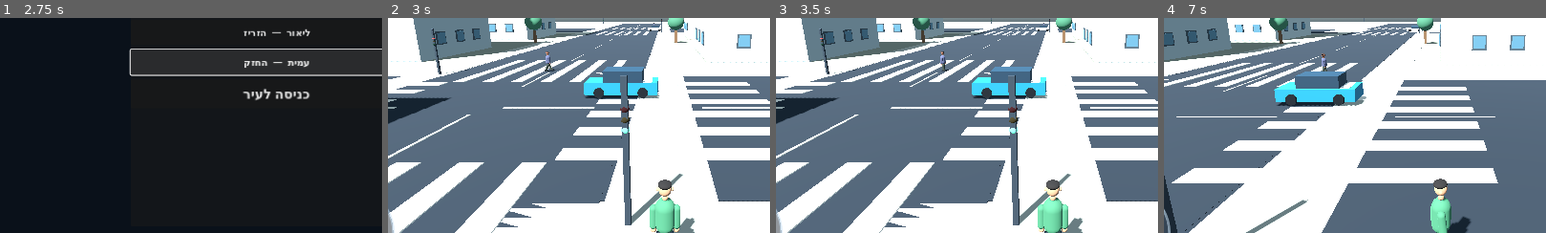
Above: before the commit, frames 1-4 (left to right).
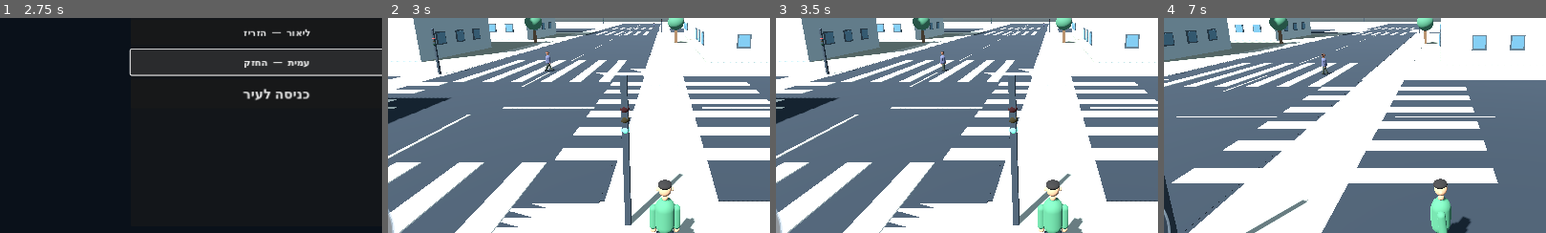
Above: after the commit, the same moments.

Repository: a332150176-dev/METRO-THE-CITY
Game: Godot game, scene res://scenes/main.tscn
The game is run twice, just before and just after one commit, with the same random seed, the same clock (stepped at 60 frames per second) and the same inputs.
Inputs (mouse positions are % of the whole screen's width and height, from its top left):
- Up to frame 1 (2.75 s): click "נועם — המאוזן" at 0.5 s; click "ליאור — הזריז" at 1.25 s; click "עמית — החזק" at 2 s
- Up to frame 2 (3 s): click "כניסה לעיר" at 2.75 s
- Up to frame 3 (3.5 s): no input
- Up to frame 4 (7 s): click "ריצה" at 3.5 s; click "פעולה" at 4.25 s; drag from (9, 85) to (60, 28) at 5.02 s; drag from (30, 55) to (45, 70) at 5.77 s; tap Enter at 6.5 s; move the mouse to (60, 28) at 6.52 s; hold D (move_right) from 6.53 s (still down)
The pictures show only the part of the screen within x 14-64%, y 36-86%; the shares and areas given below are measured in that part.

Frame 1 is identical in both runs. In frame 2, 2.0% of the frame differs, in the area x 51-72%, y 3-38%; in frame 3, 2.0%; in frame 4, 2.8%, in the area x 28-68%, y 3-42%.
Error after the commit: Parse Error: Cannot infer the type of "x" variable because the value doesn't have a set type. (res://scripts/traffic_car.gd:213)

Commit message:
Replace toy cars with detailed low-poly vehicle models

Diff:
--- a/scripts/traffic_car.gd
+++ b/scripts/traffic_car.gd
@@ -20,13 +20,14 @@
 var driver: PlayerController
 var driving_joystick: TouchJoystick
 var vehicle_camera: Camera3D
+var wheel_meshes: Array[MeshInstance3D] = []
 
 func setup(network: RoadNetwork, controller: TrafficController, start_id: int, goal_id: int, color: Color, lane: float = 3.1, manager: TrafficManager = null, type: String = "sedan") -> void:
 	route_network = network
 	lights = controller
 	traffic_manager = manager
 	route_goal_id = goal_id
-	paint_color = color
+	paint_color = Color("#f0c43e") if type == "taxi" else color
 	vehicle_type = type
 	_match_vehicle_dimensions()
 	route = network.build_route(start_id, goal_id, lane)
@@ -54,53 +55,217 @@
 			body_length = 4.2
 			body_width = 1.85
 
+func _paint(color: Color, roughness: float = 0.58, metallic: float = 0.12) -> StandardMaterial3D:
+	var material := StandardMaterial3D.new()
+	material.albedo_color = color
+	material.roughness = roughness
+	material.metallic = metallic
+	return material
+
+func _add_box(parent: Node3D, dimensions: Vector3, offset: Vector3, color: Color, roughness: float = 0.58, metallic: float = 0.12) -> MeshInstance3D:
+	var instance := MeshInstance3D.new()
+	var mesh := BoxMesh.new()
+	mesh.size = dimensions
+	instance.mesh = mesh
+	instance.position = offset
+	instance.material_override = _paint(color, roughness, metallic)
+	parent.add_child(instance)
+	return instance
+
+func _add_quad(parent: Node3D, a: Vector3, b: Vector3, c: Vector3, d: Vector3, material: Material) -> void:
+	var surface := SurfaceTool.new()
+	surface.begin(Mesh.PRIMITIVE_TRIANGLES)
+	surface.add_vertex(a)
+	surface.add_vertex(b)
+	surface.add_vertex(c)
+	surface.add_vertex(a)
+	surface.add_vertex(c)
+	surface.add_vertex(d)
+	surface.generate_normals()
+	var instance := MeshInstance3D.new()
+	instance.mesh = surface.commit()
+	instance.material_override = material
+	parent.add_child(instance)
+
+func _add_cabin_shell(parent: Node3D, width: float, profile: Array[Vector2], material: Material) -> void:
+	var surface := SurfaceTool.new()
+	surface.begin(Mesh.PRIMITIVE_TRIANGLES)
+	var half := width * 0.5
+	for i in range(profile.size()):
+		var next_index := (i + 1) % profile.size()
+		var a := profile[i]
+		var b := profile[next_index]
+		var left_a := Vector3(-half, a.y, a.x)
+		var right_a := Vector3(half, a.y, a.x)
+		var left_b := Vector3(-half, b.y, b.x)
+		var right_b := Vector3(half, b.y, b.x)
+		surface.add_vertex(left_a)
+		surface.add_vertex(right_a)
+		surface.add_vertex(right_b)
+		surface.add_vertex(left_a)
+		surface.add_vertex(right_b)
+		surface.add_vertex(left_b)
+	for i in range(1, profile.size() - 1):
+		var p0 := profile[0]
+		var p1 := profile[i]
+		var p2 := profile[i + 1]
+		surface.add_vertex(Vector3(-half, p0.y, p0.x))
+		surface.add_vertex(Vector3(-half, p1.y, p1.x))
+		surface.add_vertex(Vector3(-half, p2.y, p2.x))
+		surface.add_vertex(Vector3(half, p0.y, p0.x))
+		surface.add_vertex(Vector3(half, p2.y, p2.x))
+		surface.add_vertex(Vector3(half, p1.y, p1.x))
+	surface.generate_normals()
+	var instance := MeshInstance3D.new()
+	instance.mesh = surface.commit()
+	instance.material_override = material
+	parent.add_child(instance)
+
+func _add_wheel(parent: Node3D, side: float, axle: float) -> void:
+	var wheel := MeshInstance3D.new()
+	var tire := CylinderMesh.new()
+	tire.top_radius = 0.34
+	tire.bottom_radius = 0.34
+	tire.height = 0.22
+	tire.radial_segments = 16
+	wheel.mesh = tire
+	wheel.rotation_degrees.z = 90.0
+	wheel.position = Vector3(side * (body_width * 0.51), 0.36, axle)
+	wheel.material_override = _paint(Color("#171a1d"), 0.92, 0.0)
+	parent.add_child(wheel)
+	wheel_meshes.append(wheel)
+
+	var rim := MeshInstance3D.new()
+	var rim_mesh := CylinderMesh.new()
+	rim_mesh.top_radius = 0.205
+	rim_mesh.bottom_radius = 0.205
+	rim_mesh.height = 0.035
+	rim_mesh.radial_segments = 12
+	rim.mesh = rim_mesh
+	rim.rotation_degrees.z = 90.0
+	rim.position = wheel.position + Vector3(side * 0.12, 0.0, 0.0)
+	rim.material_override = _paint(Color("#9da6aa"), 0.34, 0.7)
+	parent.add_child(rim)
+
+	var hub := MeshInstance3D.new()
+	var hub_mesh := CylinderMesh.new()
+	hub_mesh.top_radius = 0.07
+	hub_mesh.bottom_radius = 0.07
+	hub_mesh.height = 0.045
+	hub_mesh.radial_segments = 12
+	hub.mesh = hub_mesh
+	hub.rotation_degrees.z = 90.0
+	hub.position = rim.position + Vector3(side * 0.025, 0.0, 0.0)
+	hub.material_override = _paint(Color("#333a3e"), 0.42, 0.5)
+	parent.add_child(hub)
+
 func _build_vehicle() -> void:
 	if get_node_or_null("VehicleVisual") != null:
 		return
+	wheel_meshes.clear()
 	var collider := CollisionShape3D.new()
 	var box_shape := BoxShape3D.new()
-	box_shape.size = Vector3(body_width, 1.5 if vehicle_type == "van" else 1.25, body_length)
+	box_shape.size = Vector3(body_width, 1.55 if vehicle_type == "van" else 1.38, body_length)
 	collider.shape = box_shape
-	collider.position.y = 0.68
+	collider.position.y = 0.72
 	add_child(collider)
 
 	var visual := Node3D.new()
 	visual.name = "VehicleVisual"
 	add_child(visual)
-	_add_box(visual, Vector3(body_width, 0.82, body_length), Vector3(0.0, 0.62, 0.0), paint_color)
-	var cabin_length := 2.65 if vehicle_type == "van" else (2.25 if vehicle_type == "suv" else 2.0)
-	var cabin_height := 0.92 if vehicle_type == "van" else (0.78 if vehicle_type == "suv" else 0.68)
-	var cabin_width := body_width * (0.84 if vehicle_type == "van" else 0.80)
-	_add_box(visual, Vector3(cabin_width, cabin_height, cabin_length), Vector3(0.0, 1.34 if vehicle_type == "van" else 1.22, -0.12), Color("#273946"))
-	_add_box(visual, Vector3(body_width * 0.82, 0.12, 0.62), Vector3(0.0, 0.98, -body_length * 0.36), Color("#d7d9d4"))
+
+	var body_material := _paint(paint_color, 0.42, 0.22)
+	var glass_material := _paint(Color("#152b38"), 0.2, 0.28)
+	glass_material.cull_mode = BaseMaterial3D.CULL_DISABLED
+	var chrome_material := _paint(Color("#aeb9bd"), 0.28, 0.72)
+	var dark_material := _paint(Color("#252b30"), 0.72, 0.08)
+
+	# Sculpted lower body, hood and rear deck.
+	_add_box(visual, Vector3(body_width, 0.67, body_length * 0.94), Vector3(0.0, 0.59, 0.0), paint_color, 0.42, 0.22)
+	_add_box(visual, Vector3(body_width * 0.92, 0.11, body_length * 0.30), Vector3(0.0, 0.91, -body_length * 0.32), paint_color.lightened(0.035), 0.4, 0.2)
+	_add_box(visual, Vector3(body_width * 0.90, 0.10, body_length * 0.22), Vector3(0.0, 0.89, body_length * 0.34), paint_color.darkened(0.025), 0.46, 0.18)
+
+	var roof_y := 1.76
+	var front_z := -0.88
+	var rear_z := 0.78
+	if vehicle_type == "suv":
+		roof_y = 1.88
+		front_z = -1.02
+		rear_z = 0.90
+	elif vehicle_type == "van":
+		roof_y = 2.05
+		front_z = -1.28
+		rear_z = 1.32
+	var cabin_width := body_width * (0.82 if vehicle_type == "van" else 0.79)
+	var profile: Array[Vector2] = [
+		Vector2(-body_length * 0.36, 1.02),
+		Vector2(front_z, roof_y),
+		Vector2(rear_z, roof_y),
+		Vector2(body_length * 0.36, 1.03)
+	]
+	_add_cabin_shell(visual, cabin_width, profile, body_material)
+
+	# Dark, inset side windows with visible pillars.
+	var side_x := cabin_width * 0.5 + 0.012
+	var window_top := roof_y - 0.16
+	var window_bottom := 1.17
+	for side in [-1.0, 1.0]:
+		var x := side * side_x
+		var front_window: Array[Vector3] = [
+			Vector3(x, window_top, front_z + 0.10),
+			Vector3(x, window_top, -0.12),
+			Vector3(x, window_bottom, -0.30),
+			Vector3(x, window_bottom, front_z - 0.18)
+		]
+		_add_quad(visual, front_window[0], front_window[1], front_window[2], front_window[3], glass_material)
+		var rear_window: Array[Vector3] = [
+			Vector3(x, window_top, 0.12),
+			Vector3(x, window_top, rear_z - 0.10),
+			Vector3(x, window_bottom, body_length * 0.30),
+			Vector3(x, window_bottom, 0.30)
+		]
+		_add_quad(visual, rear_window[0], rear_window[1], rear_window[2], rear_window[3], glass_material)
+		_add_box(visual, Vector3(0.035, 0.055, 0.12), Vector3(side * (body_width * 0.5), 0.83, -0.08), chrome_material, 0.3, 0.65)
+
+	# Windshield and rear glass follow the sloped roof line.
+	_add_quad(visual,
+		Vector3(-cabin_width * 0.37, roof_y - 0.13, front_z + 0.04),
+		Vector3(cabin_width * 0.37, roof_y - 0.13, front_z + 0.04),
+		Vector3(body_width * 0.36, 1.10, -body_length * 0.36 - 0.012),
+		Vector3(-body_width * 0.36, 1.10, -body_length * 0.36 - 0.012),
+		glass_material)
+	_add_quad(visual,
+		Vector3(cabin_width * 0.36, roof_y - 0.13, rear_z - 0.04),
+		Vector3(-cabin_width * 0.36, roof_y - 0.13, rear_z - 0.04),
+		Vector3(-body_width * 0.35, 1.11, body_length * 0.36 + 0.012),
+		Vector3(body_width * 0.35, 1.11, body_length * 0.36 + 0.012),
+		glass_material)
+
+	# Bumpers, grille, registration plates and lighting.
+	_add_box(visual, Vector3(body_width * 0.92, 0.16, 0.12), Vector3(0.0, 0.42, -body_length * 0.49), dark_material)
+	_add_box(visual, Vector3(body_width * 0.92, 0.16, 0.12), Vector3(0.0, 0.42, body_length * 0.49), dark_material)
+	_add_box(visual, Vector3(0.62, 0.19, 0.035), Vector3(0.0, 0.62, -body_length * 0.505), dark_material)
+	_add_box(visual, Vector3(0.42, 0.10, 0.025), Vector3(0.0, 0.51, -body_length * 0.52), chrome_material)
+	for side in [-1.0, 1.0]:
+		var headlight := _add_box(visual, Vector3(0.34, 0.14, 0.045), Vector3(side * body_width * 0.34, 0.76, -body_length * 0.49), Color("#f5e8bd"), 0.24, 0.08)
+		var lamp_material := headlight.material_override as StandardMaterial3D
+		lamp_material.emission_enabled = true
+		lamp_material.emission = Color("#ffe7ad") * 0.22
+		_add_box(visual, Vector3(0.30, 0.13, 0.045), Vector3(side * body_width * 0.34, 0.76, body_length * 0.49), Color("#a52e2e"), 0.3, 0.0)
+		_add_box(visual, Vector3(0.07, 0.10, 0.06), Vector3(side * body_width * 0.50, 1.08, -0.66), paint_color.darkened(0.08))
+
+	# Four wheels with metallic hubs.
+	for side in [-1.0, 1.0]:
+		for axle in [-body_length * 0.30, body_length * 0.30]:
+			_add_wheel(visual, side, axle)
+		_add_box(visual, Vector3(0.08, 0.07, 0.22), Vector3(side * body_width * 0.50, 0.82, 0.16), chrome_material, 0.3, 0.7)
+
+	_add_box(visual, Vector3(body_width * 0.84, 0.045, 0.07), Vector3(0.0, roof_y + 0.02, 0.0), paint_color.lightened(0.08), 0.36, 0.18)
 	if vehicle_type == "taxi":
-		_add_box(visual, Vector3(0.48, 0.16, 0.3), Vector3(0.0, 1.72, -0.12), Color("#f2c94c"))
-	for side in [-1.0, 1.0]:
-		for axle in [-1.25, 1.25]:
-			var wheel := MeshInstance3D.new()
-			var cylinder := CylinderMesh.new()
-			cylinder.top_radius = 0.34
-			cylinder.bottom_radius = 0.34
-			cylinder.height = 0.2
-			wheel.mesh = cylinder
-			wheel.rotation_degrees.z = 90.0
-			wheel.position = Vector3(side * (body_width * 0.51), 0.38, axle * (body_length / 4.2))
-			var tire := StandardMaterial3D.new()
-			tire.albedo_color = Color("#171a1d")
-			wheel.material_override = tire
-			visual.add_child(wheel)
-
-func _add_box(parent: Node3D, dimensions: Vector3, offset: Vector3, color: Color) -> void:
-	var mesh_instance := MeshInstance3D.new()
-	var mesh := BoxMesh.new()
-	mesh.size = dimensions
-	mesh_instance.mesh = mesh
-	mesh_instance.position = offset
-	var material := StandardMaterial3D.new()
-	material.albedo_color = color
-	material.roughness = 0.55
-	mesh_instance.material_override = material
-	parent.add_child(mesh_instance)
+		_add_box(visual, Vector3(0.46, 0.16, 0.27), Vector3(0.0, roof_y + 0.15, 0.0), Color("#f5cf35"), 0.34, 0.1)
+		_add_box(visual, Vector3(0.42, 0.035, 0.23), Vector3(0.0, roof_y + 0.24, 0.0), Color("#fff1a5"), 0.3, 0.0)
+	if vehicle_type == "van":
+		_add_box(visual, Vector3(0.05, 0.52, 0.04), Vector3(0.0, 1.39, 1.62), paint_color.darkened(0.13), 0.6, 0.0)
 
 func enter_vehicle(player: PlayerController, joystick: TouchJoystick) -> void:
 	if player_driving or player == null:
@@ -147,6 +312,9 @@
 	speed = 0.0
 
 func _physics_process(delta: float) -> void:
+	for wheel in wheel_meshes:
+		if is_instance_valid(wheel):
+			wheel.rotation.x -= speed * delta / 0.34
 	if player_driving:
 		_drive_player(delta)
 		return
